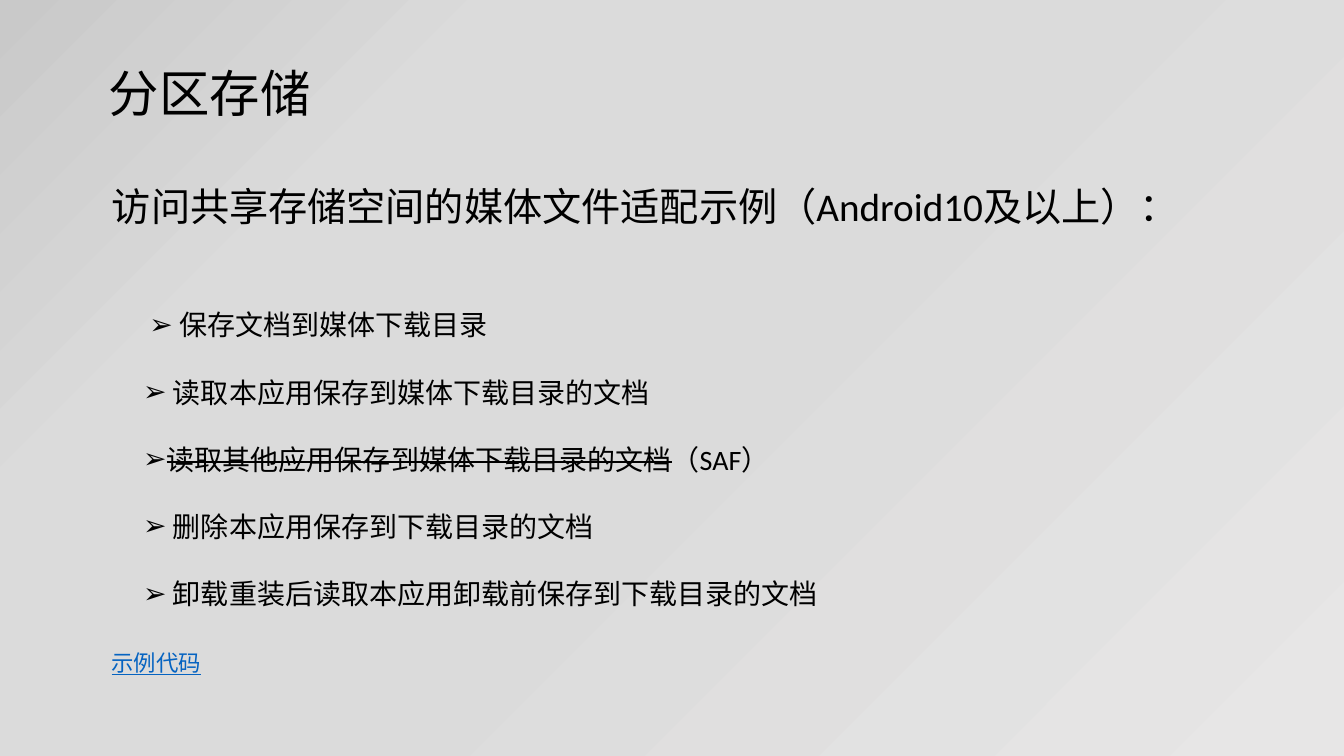
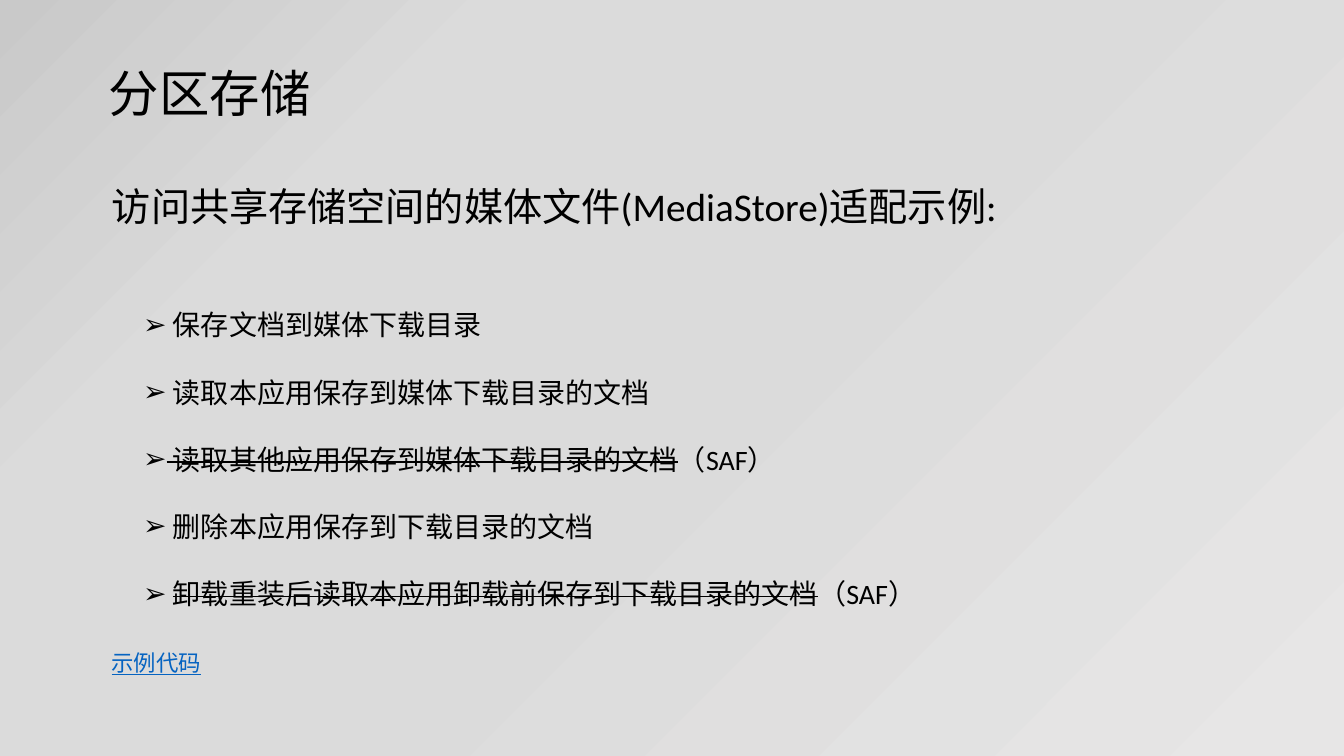
Before and after one commit to jianjunxiao/Adaptation, a slide deck: slide 11 of Android10、11适配.pptx. Drawn at 1344x756 pixels with LibreOffice and Linux fonts; fonts in the diff are those of the drawing. Boxes give left, top, right and bottom in pixels: in the first picture for what was removed or moved away, otherwise in the second. Text is boxed around its words. In the diff, an @@ line names an element or a change of style, - is before the commit and + after.

```diff
--- a/Android10、11适配.pptx
+++ b/Android10、11适配.pptx
@@ text at (112,188,997,227): text changed @@
-访问共享存储空间的媒体文件适配示例（Android10及以上）：
+访问共享存储空间的媒体文件(MediaStore)适配示例:
@@ text at (173,311,481,338): indent changed @@
@@ text at (173,580,916,607): text changed @@
-➢ 卸载重装后读取本应用卸载前保存到下载目录的文档
+➢ 卸载重装后读取本应用卸载前保存到下载目录的文档（SAF）
```
Also in this commit, not shown: 7 other slides changed, 3 other files.
